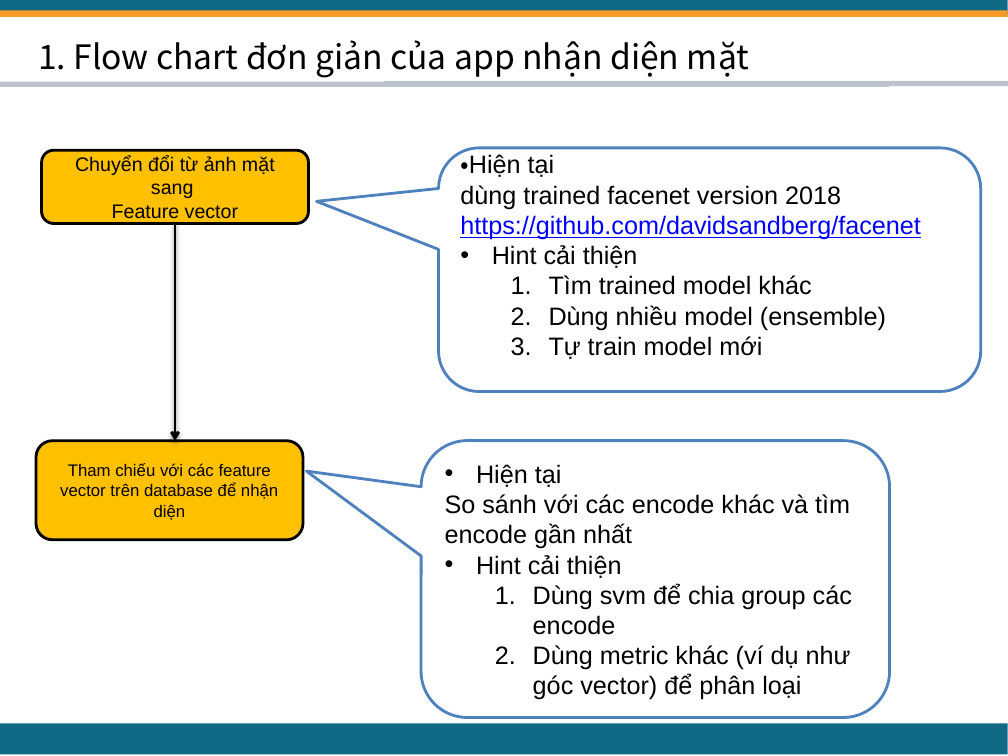
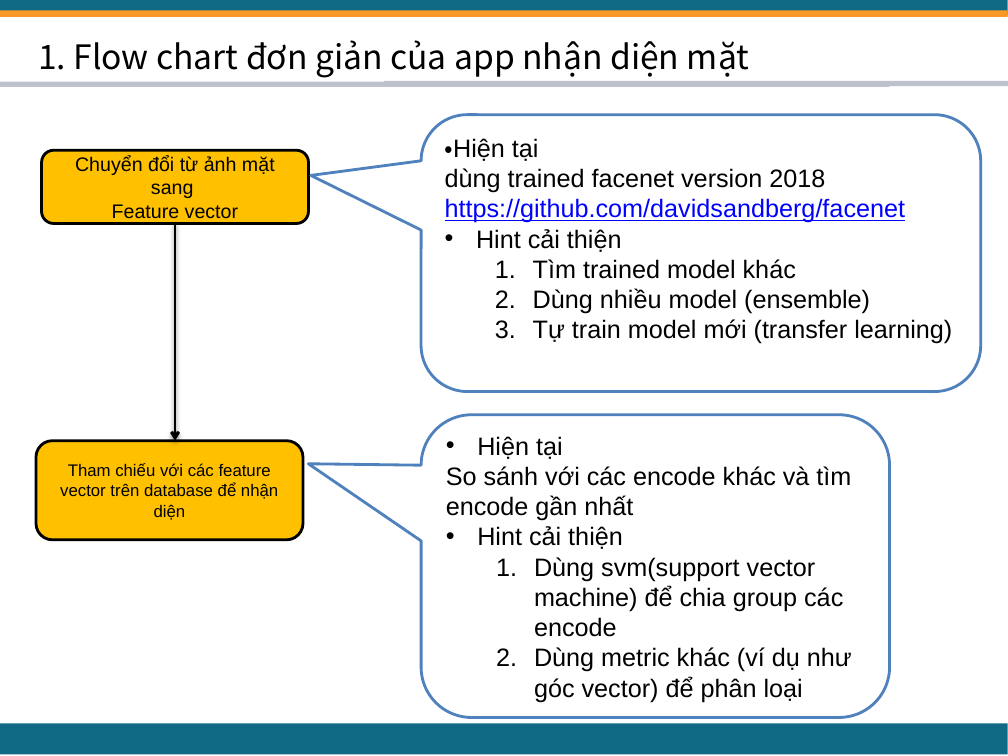
Before and after one commit to evil-nerver-die/FaceRecognitionContest, a slide deck: slide 3 of Doc/01_TaiLieuThamKhao/TaiLieuThamKhao4.pptx. Drawn at 1008x756 pixels with LibreOffice and Linux fonts; fonts in the diff are those of the drawing. Boxes give left, top, right and bottom in pixels: in the first picture for what was removed or moved away, otherwise in the second. Text is boxed around its words. In the diff, an @@ line names an element or a change of style, - is before the commit and + after.

```diff
--- a/Doc/01_TaiLieuThamKhao/TaiLieuThamKhao4.pptx
+++ b/Doc/01_TaiLieuThamKhao/TaiLieuThamKhao4.pptx
@@ rounded speech box "・Hiện tại" at (x1=421, y1=115, x2=981, y2=392): proportions changed @@
@@ rounded speech box "・Hiện tại" resized from (x1=438, y1=148, x2=981, y2=392) to (x1=421, y1=115, x2=981, y2=392) @@
@@ text in rounded speech box at (x1=533, y1=319, x2=952, y2=344): text changed @@
-  3. Tự train model mới
+  3. Tự train model mới (transfer learning)
@@ rounded speech box "Hiện tại" resized from (x1=421, y1=440, x2=890, y2=718) to (x1=421, y1=415, x2=890, y2=718) @@
@@ rounded speech box "Hiện tại" at (x1=421, y1=415, x2=890, y2=718): proportions changed @@
@@ text in rounded speech box at (x1=534, y1=557, x2=843, y2=637): text changed @@
-  1. Dùng svm để chia group các encode
+  1. Dùng svm(support vector machine) để chia group các encode
```
Also in this commit, not shown: 1 other slide changed, 1 slide added, 4 other files.
